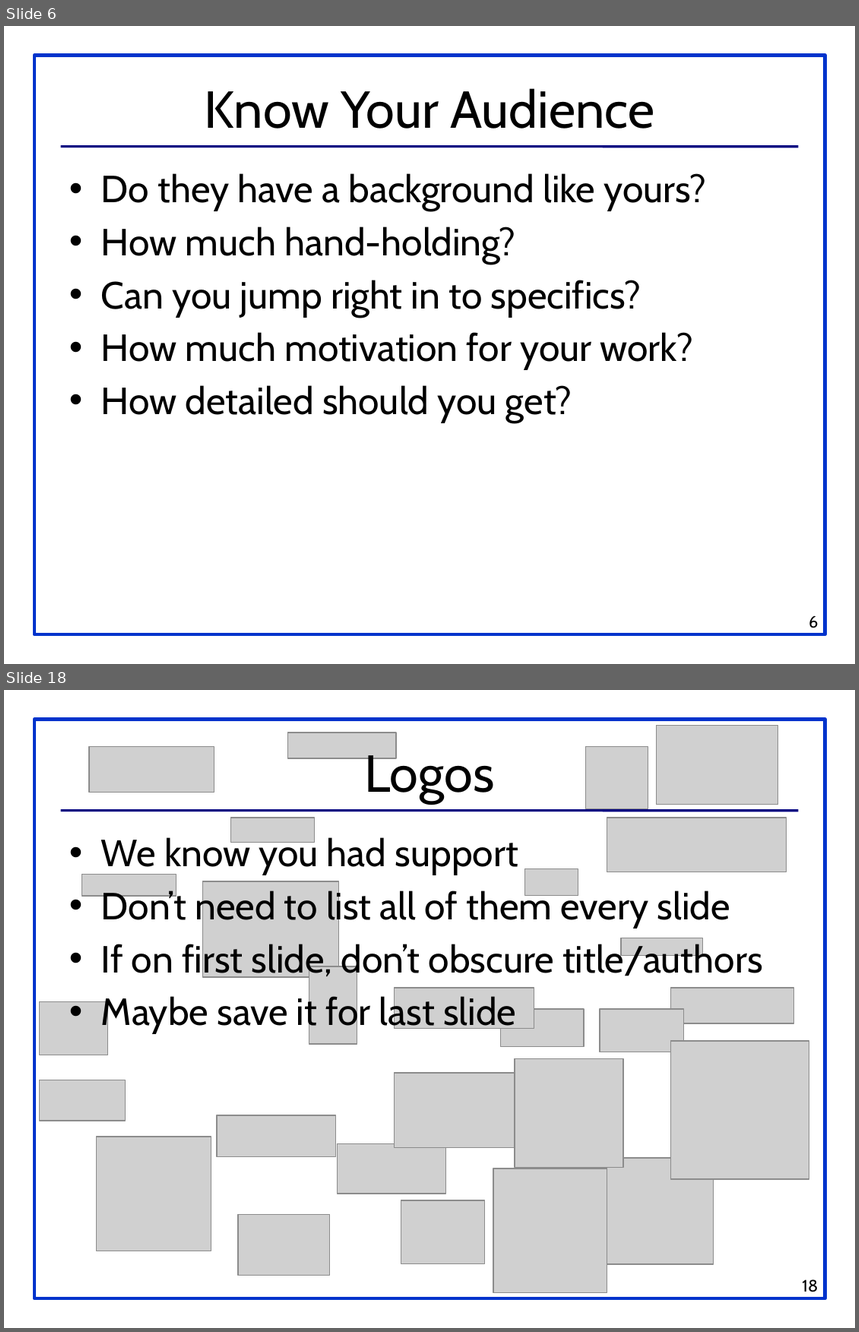
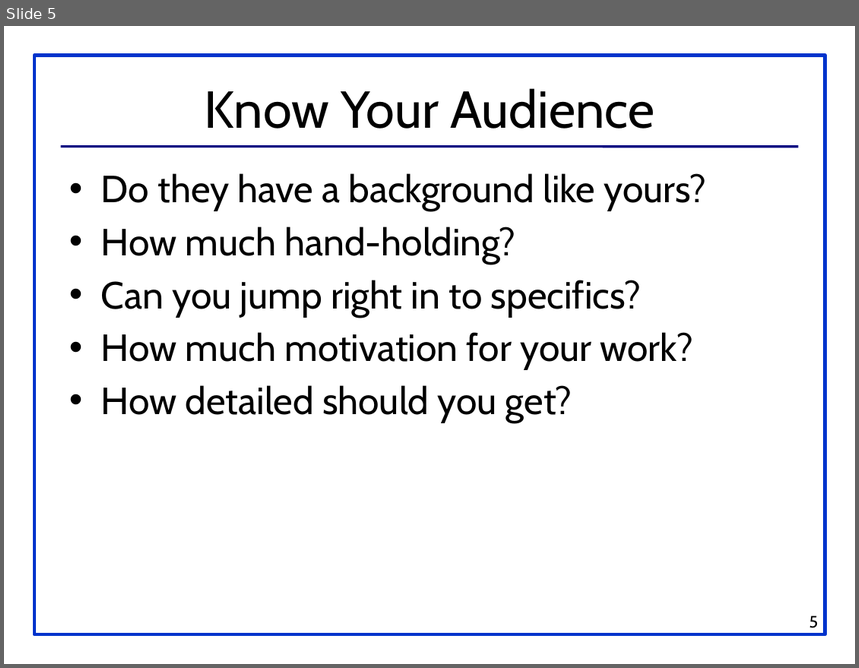
Before and after one commit to alextesy/Hackaton, a slide deck: PresentationGuide.pptx. Shown one above the other, each under a label of ours: slides 6 and 18 before the commit, slide 5 after it; the slides between them are not shown. The pictures are 859x1332 and 859x668 pixels, drawn with LibreOffice and Linux fonts; fonts in the diff are those of the drawing; grey boxes stand for pictures. Boxes give left, top, right and bottom in pixels: in the first picture for what was removed or moved away, otherwise in the second. Text is boxed around its words. In the diff, an @@ line names an element or a change of style, - is before the commit and + after.

Commit message:
updated presentation and screenshot

```diff
--- a/PresentationGuide.pptx
+++ b/PresentationGuide.pptx
@@ slide 18 removed at <box>4,690,855,1328</box>, background #FFFFFF; not listed: 2 template elements that a slide beside it also shows @@
@@ picture removed at <box>287,733,395,758</box> @@
@@ picture removed at <box>657,726,778,805</box> @@
@@ picture removed at <box>89,747,215,793</box> @@
@@ title removed at <box>364,749,494,804</box> @@
-Logos
@@ picture removed at <box>585,747,648,809</box> @@
@@ picture removed at <box>231,818,315,842</box> @@
@@ picture removed at <box>607,818,786,872</box> @@
@@ text removed at <box>101,835,762,1034</box> @@
-• We know you had support
-• Don’t need to list all of them every slide
-• If on first slide, don’t obscure title/authors
-• Maybe save it for last slide
@@ picture removed at <box>525,869,579,895</box> @@
@@ picture removed at <box>82,875,177,896</box> @@
@@ picture removed at <box>202,882,338,977</box> @@
@@ picture removed at <box>621,939,703,955</box> @@
@@ picture removed at <box>309,967,357,1044</box> @@
@@ picture removed at <box>40,1002,108,1056</box> @@
@@ picture removed at <box>394,988,534,1029</box> @@
@@ picture removed at <box>671,988,794,1024</box> @@
@@ picture removed at <box>500,1009,584,1046</box> @@
@@ picture removed at <box>600,1009,684,1053</box> @@
@@ picture removed at <box>671,1040,808,1179</box> @@
@@ picture removed at <box>394,1073,530,1148</box> @@
@@ picture removed at <box>515,1059,623,1167</box> @@
@@ picture removed at <box>40,1080,126,1121</box> @@
@@ picture removed at <box>217,1116,336,1157</box> @@
@@ picture removed at <box>96,1137,211,1252</box> @@
@@ picture removed at <box>338,1144,446,1194</box> @@
@@ picture removed at <box>493,1168,607,1293</box> @@
@@ picture removed at <box>607,1158,713,1265</box> @@
@@ picture removed at <box>401,1201,485,1264</box> @@
@@ picture removed at <box>238,1215,330,1277</box> @@
@@ page number removed at <box>802,1280,818,1293</box> @@
-18
@@ what was slide 6 is now slide 5 @@
@@ page number at <box>810,616,819,629</box>: text changed @@
-6
+5
```
Also in this commit, not shown: 3 slides changed, 45 other slides removed, 1 other file.
